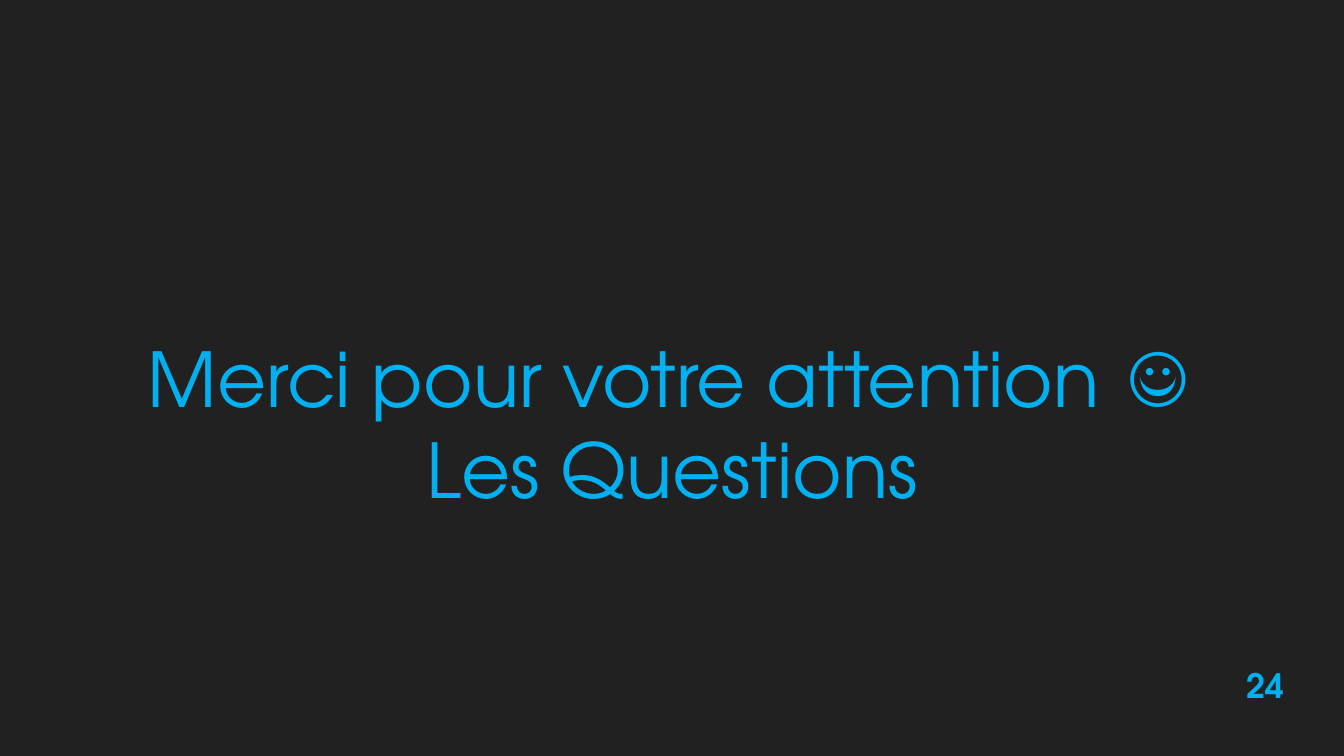
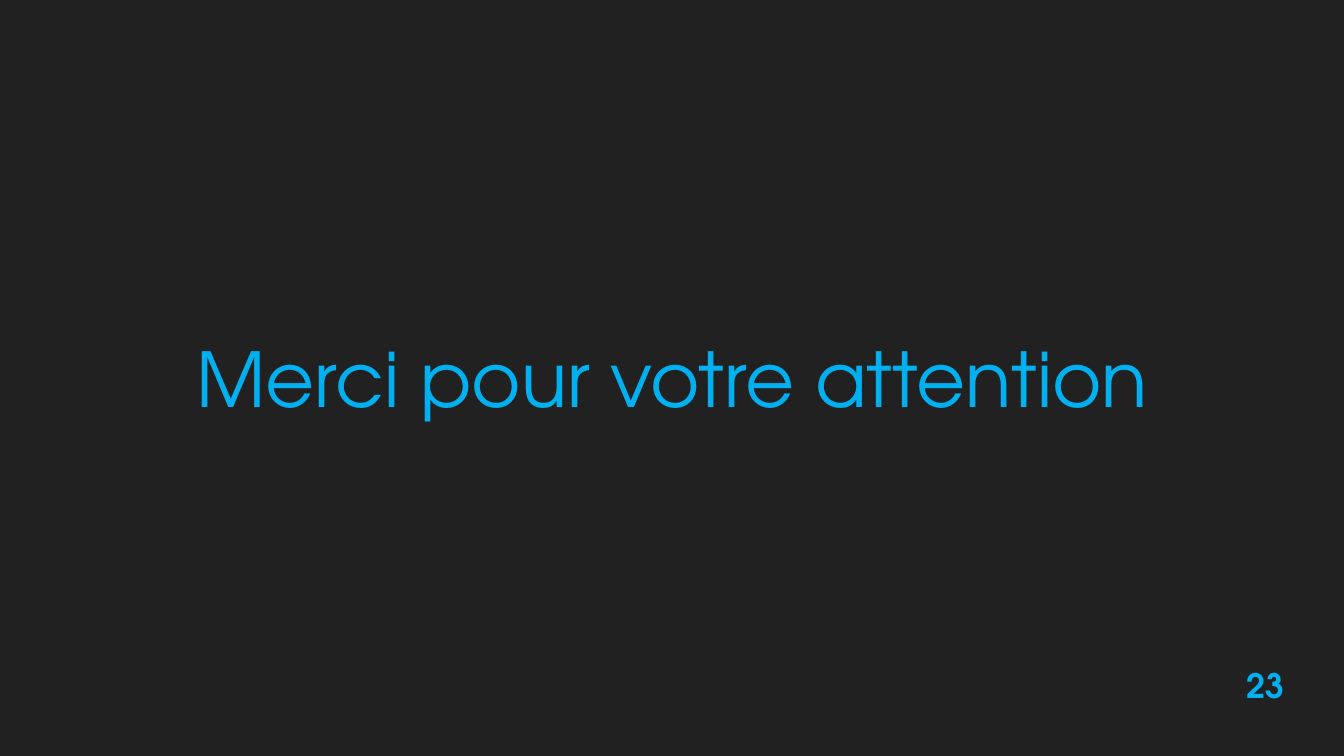
Before and after one commit to Ayadi07/Quantlib, a slide deck: slide 23 of report and presentation/QuantLib1.3 16-01-2014-modified version.pptx (slide 24 before the commit). Drawn at 1344x756 pixels with LibreOffice and Linux fonts; fonts in the diff are those of the drawing; background and template pictures are left out. Boxes give left, top, right and bottom in pixels: in the first picture for what was removed or moved away, otherwise in the second. Text is boxed around its words. In the diff, an @@ line names an element or a change of style, - is before the commit and + after.

```diff
--- a/report and presentation/QuantLib1.3 16-01-2014-modified version.pptx
+++ b/report and presentation/QuantLib1.3 16-01-2014-modified version.pptx
@@ text at box(196, 351, 1148, 422): text changed @@
-Merci pour votre attention ☺
-Les Questions
+Merci pour votre attention
@@ page number at box(1246, 672, 1284, 699): text changed @@
-24
+23
```
Also in this commit, not shown: 22 other slides changed, 1 slide removed, 1 other file.
